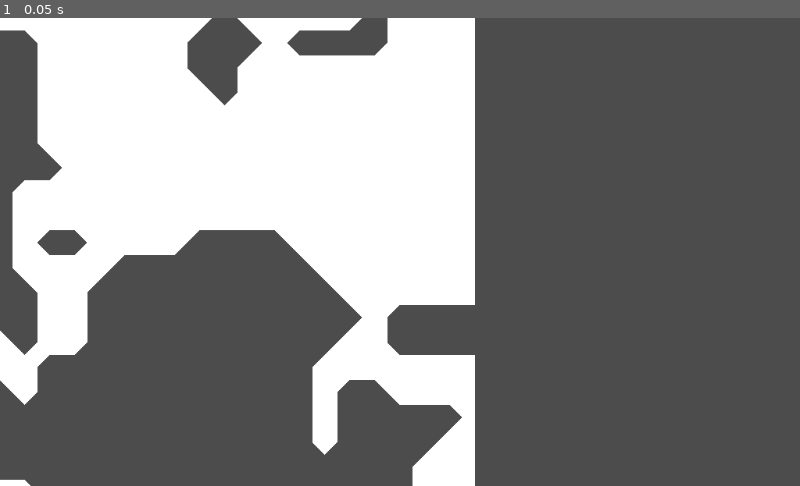
Above: before the commit, frame 1.
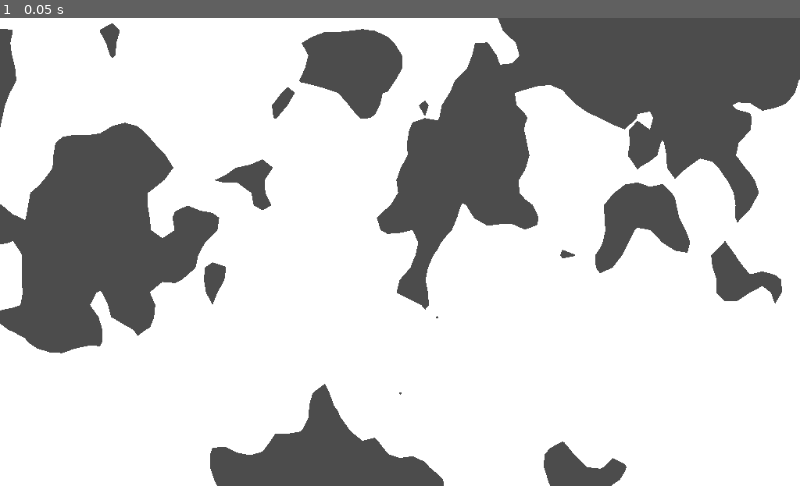
Above: after the commit, the same moment.

Repository: neutrongreen/Splosion
Game: Godot game, scene res://entitys/voxels/VoxelMap.tscn
Two runs of this game, one before a commit and one after it. Both use one fixed random seed, a clock stepped at 60 frames per second and the inputs below. The project has no main scene, so this scene is started directly.
Inputs:
- Up to frame 1 (0.05 s): no input

The runs differ from the first frame. In frame 1, 59% of the frame differs, in the area x 0-100%, y 0-100%.

Commit message:
Added Functional Smoothing to voxel terrain

Diff:
--- a/entitys/voxels/Shapes/00.tres
+++ b/entitys/voxels/Shapes/00.tres
@@ -6,6 +6,6 @@
 script = ExtResource( 1 )
 SHAPE_ID = 0
 points = 4
-INTERPOLATED_EDGES = [  ]
+INTERPOLATED_EDGES = [ Vector2( 1, 2 ), Vector2( 2, 3 ) ]
 FLIP_X = false
 FLIP_Y = true
--- a/entitys/voxels/Shapes/01.tres
+++ b/entitys/voxels/Shapes/01.tres
@@ -6,6 +6,6 @@
 script = ExtResource( 1 )
 SHAPE_ID = 0
 points = 1
-INTERPOLATED_EDGES = [  ]
+INTERPOLATED_EDGES = [ Vector2( 1, 0 ), Vector2( 2, 3 ) ]
 FLIP_X = false
 FLIP_Y = false
--- a/entitys/voxels/Shapes/02.tres
+++ b/entitys/voxels/Shapes/02.tres
@@ -6,6 +6,6 @@
 script = ExtResource( 1 )
 SHAPE_ID = 0
 points = 2
-INTERPOLATED_EDGES = [  ]
+INTERPOLATED_EDGES = [ Vector2( 1, 0 ), Vector2( 2, 1 ) ]
 FLIP_X = true
 FLIP_Y = false
--- a/entitys/voxels/Shapes/03.tres
+++ b/entitys/voxels/Shapes/03.tres
@@ -6,6 +6,6 @@
 script = ExtResource( 1 )
 SHAPE_ID = 0
 points = 8
-INTERPOLATED_EDGES = [  ]
+INTERPOLATED_EDGES = [ Vector2( 1, 2 ), Vector2( 2, 1 ) ]
 FLIP_X = true
 FLIP_Y = true
--- a/entitys/voxels/Shapes/04.tres
+++ b/entitys/voxels/Shapes/04.tres
@@ -6,6 +6,6 @@
 script = ExtResource( 1 )
 SHAPE_ID = 1
 points = 3
-INTERPOLATED_EDGES = [  ]
+INTERPOLATED_EDGES = [ Vector2( 2, 1 ), Vector2( 3, 3 ) ]
 FLIP_X = false
 FLIP_Y = false
--- a/entitys/voxels/Shapes/05.tres
+++ b/entitys/voxels/Shapes/05.tres
@@ -6,6 +6,6 @@
 script = ExtResource( 1 )
 SHAPE_ID = 1
 points = 12
-INTERPOLATED_EDGES = [  ]
+INTERPOLATED_EDGES = [ Vector2( 2, 1 ), Vector2( 3, 3 ) ]
 FLIP_X = false
 FLIP_Y = true
--- a/entitys/voxels/Shapes/06.tres
+++ b/entitys/voxels/Shapes/06.tres
@@ -6,6 +6,6 @@
 script = ExtResource( 1 )
 SHAPE_ID = 5
 points = 5
-INTERPOLATED_EDGES = [  ]
+INTERPOLATED_EDGES = [ Vector2( 1, 0 ), Vector2( 2, 2 ) ]
 FLIP_X = false
 FLIP_Y = false
--- a/entitys/voxels/Shapes/07.tres
+++ b/entitys/voxels/Shapes/07.tres
@@ -6,6 +6,6 @@
 script = ExtResource( 1 )
 SHAPE_ID = 5
 points = 10
-INTERPOLATED_EDGES = [  ]
+INTERPOLATED_EDGES = [ Vector2( 1, 0 ), Vector2( 2, 2 ) ]
 FLIP_X = true
 FLIP_Y = false
--- a/entitys/voxels/Shapes/08.tres
+++ b/entitys/voxels/Shapes/08.tres
@@ -6,6 +6,6 @@
 script = ExtResource( 1 )
 SHAPE_ID = 2
 points = 13
-INTERPOLATED_EDGES = [  ]
+INTERPOLATED_EDGES = [ Vector2( 1, 0 ), Vector2( 2, 1 ) ]
 FLIP_X = false
 FLIP_Y = false
--- a/entitys/voxels/Shapes/09.tres
+++ b/entitys/voxels/Shapes/09.tres
@@ -6,6 +6,6 @@
 script = ExtResource( 1 )
 SHAPE_ID = 2
 points = 14
-INTERPOLATED_EDGES = [  ]
+INTERPOLATED_EDGES = [ Vector2( 1, 0 ), Vector2( 2, 3 ) ]
 FLIP_X = true
 FLIP_Y = false
--- a/entitys/voxels/Shapes/10.tres
+++ b/entitys/voxels/Shapes/10.tres
@@ -6,6 +6,6 @@
 script = ExtResource( 1 )
 SHAPE_ID = 2
 points = 11
-INTERPOLATED_EDGES = [  ]
+INTERPOLATED_EDGES = [ Vector2( 1, 2 ), Vector2( 2, 3 ) ]
 FLIP_X = true
 FLIP_Y = true
--- a/entitys/voxels/Shapes/11.tres
+++ b/entitys/voxels/Shapes/11.tres
@@ -6,6 +6,6 @@
 script = ExtResource( 1 )
 SHAPE_ID = 2
 points = 7
-INTERPOLATED_EDGES = [  ]
+INTERPOLATED_EDGES = [ Vector2( 1, 2 ), Vector2( 2, 1 ) ]
 FLIP_X = false
 FLIP_Y = true
--- a/entitys/voxels/Shapes/12.tres
+++ b/entitys/voxels/Shapes/12.tres
@@ -6,6 +6,6 @@
 script = ExtResource( 1 )
 SHAPE_ID = 3
 points = 9
-INTERPOLATED_EDGES = [  ]
+INTERPOLATED_EDGES = [ Vector2( 1, 0 ), Vector2( 2, 1 ), Vector2( 4, 2 ), Vector2( 5, 3 ) ]
 FLIP_X = false
 FLIP_Y = false
--- a/entitys/voxels/Shapes/13.tres
+++ b/entitys/voxels/Shapes/13.tres
@@ -6,6 +6,6 @@
 script = ExtResource( 1 )
 SHAPE_ID = 3
 points = 6
-INTERPOLATED_EDGES = [  ]
+INTERPOLATED_EDGES = [ Vector2( 1, 0 ), Vector2( 2, 3 ), Vector2( 4, 2 ), Vector2( 5, 1 ) ]
 FLIP_X = true
 FLIP_Y = false
--- a/entitys/voxels/Voxel.gd
+++ b/entitys/voxels/Voxel.gd
@@ -4,7 +4,21 @@
 				[Vector2(1, 0), Vector2(1, 1)],
 				[Vector2(0, 1), Vector2(1, 1)],
 				[Vector2(0, 0), Vector2(0, 1)]]
-
+var edgesaxis = [
+	0,
+	1,
+	0,
+	1
+]
+#http://jamie-wong.com/2014/08/19/metaballs-and-marching-squares/
+func interpolateVertsY(var v1, var v2, var vect1, var vect2):
+	vect1.y = vect1.y + ((map.SURFACE_LEVEL-v1)/(v2-v1))*(vect2.y - vect1.y)
+	vect1.y = clamp(vect1.y, 0, 1)
+	return vect1.y
+func interpolateVertsX(var v1, var v2, var vect1, var vect2):
+	vect1.x = vect1.x + ((map.SURFACE_LEVEL-v1)/(v2-v1))*(vect2.x - vect1.x)
+	vect1.x = clamp(vect1.x, 0, 1)
+	return vect1.x
 # Declare member variables here. Examples:
 # var a = 2
 # var b = "text"
@@ -43,11 +57,17 @@
 			tempvector = flip_y_axis(tempvector)
 
 		#apply interpolation if vertex is = edge
-		for d in VOXEL_DATA.INTERPOLATED_EDGES:
-			if d.x == i:
-				var value = lerp(map.map[edges[d.y][0].x], map.map[edges[d.y][0].y], 0.5)
+		for edge in VOXEL_DATA.INTERPOLATED_EDGES:
+			if edge.x == i:
+				var b = edges[edge.y][1]
+				var d = edges[edge.y][0]
+				if edgesaxis[edge.y] == 0:
+					tempvector.x = interpolateVertsX(map.map[d.x + mappos.x][d.y + mappos.y],
+					map.map[b.x + mappos.x][b.y + mappos.y], d, b)
+				else:
+					tempvector.y = interpolateVertsY(map.map[d.x + mappos.x][d.y + mappos.y],
+					map.map[b.x + mappos.x][b.y + mappos.y], d, b)
 				break
-
 		tempvector *= map.TILE_SIZE
 		#scale shape to needed size
 		#if it is get scalar and mutiplay
--- a/entitys/voxels/VoxelMap.gd
+++ b/entitys/voxels/VoxelMap.gd
@@ -13,7 +13,7 @@
 export (Array, Resource) var VOXEL_TABLE
 export (int) var TILE_SIZE = 32
 export (Vector2) var MAP_SIZE
-export (int) var SURFACE_LEVEL = -0.05
+export (float) var SURFACE_LEVEL = 0.4
 # Called when the node enters the scene tree for the first time.
 var map = []
 func _ready():
@@ -26,7 +26,7 @@
 	for x in range(MAP_SIZE.x):
 		map.append([])
 		for y in range(MAP_SIZE.y):
-			map[x].append(noise.get_noise_2d(x, y))
+			map[x].append(noise.get_noise_2d(x, y) + 1)
 	for x in range(MAP_SIZE.x - 1):
 		for y in range(MAP_SIZE.y - 1):
 			var shape = 0
--- a/entitys/voxels/VoxelMap.tscn
+++ b/entitys/voxels/VoxelMap.tscn
@@ -22,4 +22,6 @@
 script = ExtResource( 1 )
 SHAPE_LIST = ExtResource( 2 )
 VOXEL_TABLE = [ ExtResource( 14 ), ExtResource( 5 ), ExtResource( 8 ), ExtResource( 4 ), ExtResource( 9 ), ExtResource( 17 ), ExtResource( 10 ), ExtResource( 13 ), ExtResource( 11 ), ExtResource( 6 ), ExtResource( 7 ), ExtResource( 12 ), ExtResource( 15 ), ExtResource( 3 ), ExtResource( 16 ) ]
-MAP_SIZE = Vector2( 20, 20 )
+TILE_SIZE = 16
+MAP_SIZE = Vector2( 100, 100 )
+SURFACE_LEVEL = 0.9
--- a/project.godot
+++ b/project.godot
@@ -29,6 +29,10 @@
 config/name="Splosion"
 config/icon="res://assests/icon.png"
 
+[memory]
+
+limits/message_queue/max_size_kb=2048
+
 [rendering]
 
 environment/default_environment="res://scenes/default_env.tres"
